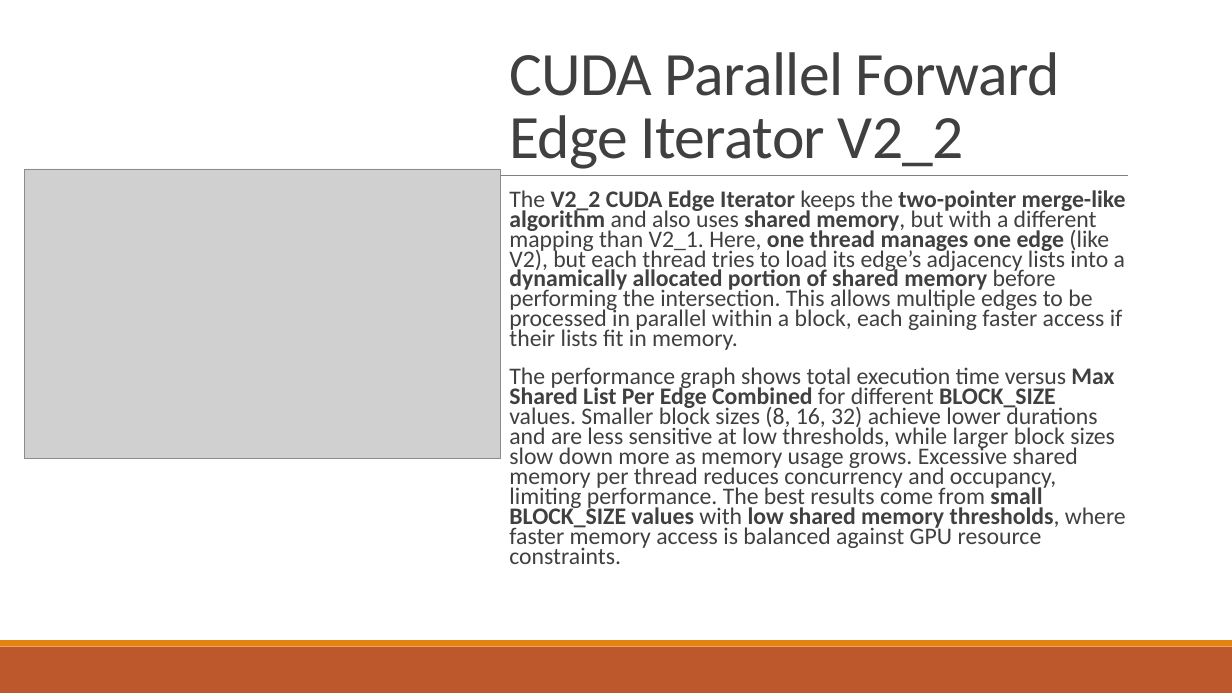
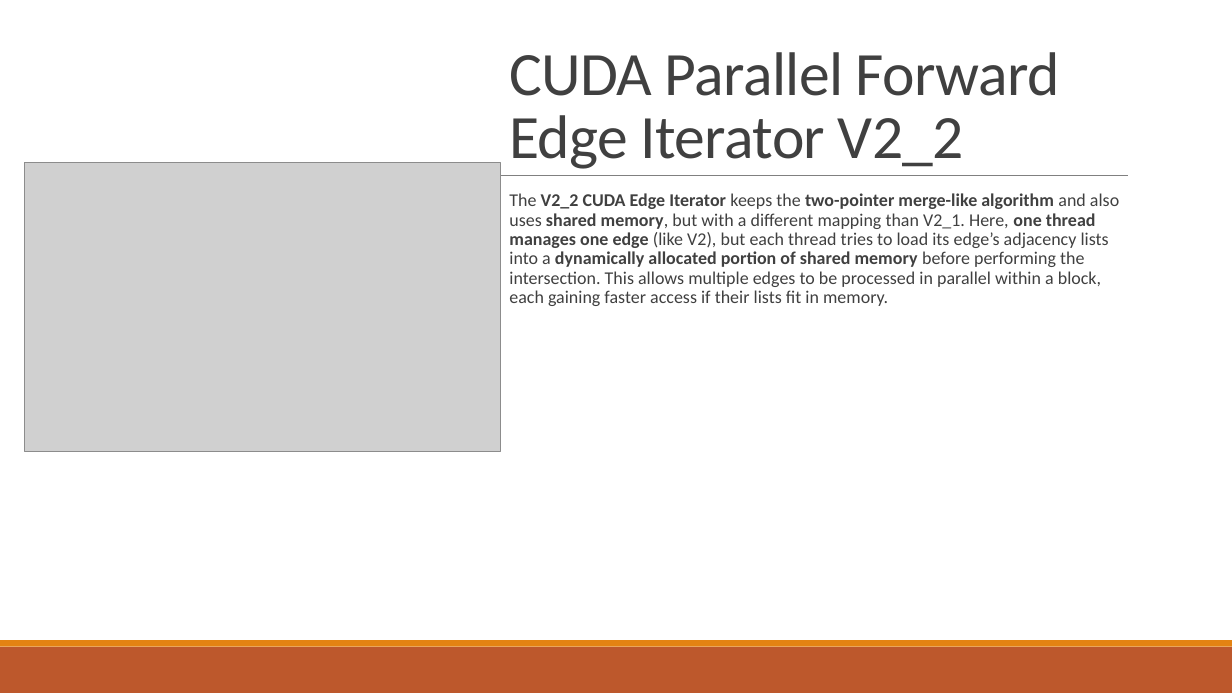
Before and after one commit to RiccardoRevalor/ParallelTriangleCounting, a slide deck: slide 19 of presentation.pptx (slide 20 before the commit). Drawn at 1232x693 pixels with LibreOffice and Linux fonts; fonts in the diff are those of the drawing; grey boxes stand for pictures. Boxes give left, top, right and bottom in pixels: in the first picture for what was removed or moved away, otherwise in the second. Text is boxed around its words. In the diff, an @@ line names an element or a change of style, - is before the commit and + after.

```diff
--- a/presentation.pptx
+++ b/presentation.pptx
@@ picture: place and size @@
-picture at <box>25,169,500,458</box>
+picture at <box>25,163,500,452</box>
@@ text "The V2_2 CUDA Edge Iterator ..." at <box>509,193,1119,306</box>: size 18.5 to 14 pt; line spacing 0.7 to 0.9 @@
@@ text at <box>509,367,1126,564</box>: paragraph removed @@
-  The performance graph shows total execution time versus Max Shared List Per Edge Combined for different BLOCK_SIZE values. Smaller block sizes (8, 16, 32) achieve lower durations and are less sensitive at low thresholds, while larger block sizes slow down more as memory usage grows. Excessive shared memory per thread reduces concurrency and occupancy, limiting performance. The best results come from small BLOCK_SIZE values with low shared memory thresholds, where faster memory access is balanced against GPU resource constraints.
```
Also in this commit, not shown: 6 other slides changed, 1 slide added, 4 slides removed, 1 other file.
